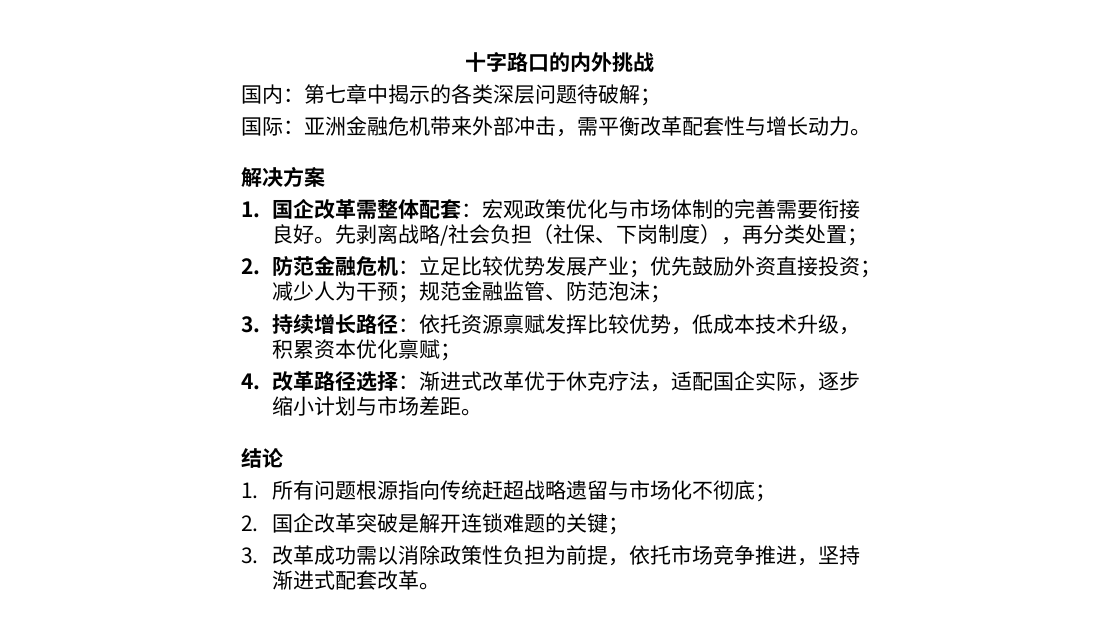
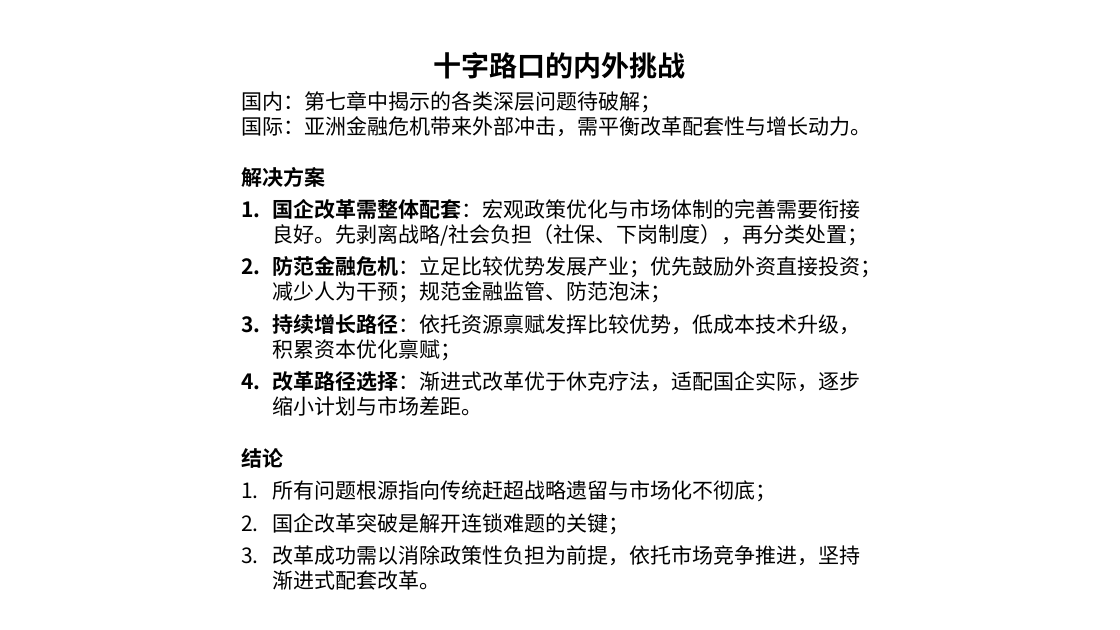
Before and after one commit to What410802/Maogai_final, a slide deck: slide 1 of Maogai_final.d/PowerPoint/改革配套与持续发展的路径.pptx. Drawn at 1120x630 pixels with LibreOffice and Linux fonts; fonts in the diff are those of the drawing; background and template pictures are left out. Boxes give left, top, right and bottom in pixels: in the first picture for what was removed or moved away, otherwise in the second. Text is boxed around its words. In the diff, an @@ line names an element or a change of style, - is before the commit and + after.

```diff
--- a/Maogai_final.d/PowerPoint/改革配套与持续发展的路径.pptx
+++ b/Maogai_final.d/PowerPoint/改革配套与持续发展的路径.pptx
@@ text at [434,52,686,79]: size 18 to 24 pt in "十字路口的内外挑战" @@
@@ text at [241,91,871,136]: text changed @@
-国内：第七章中揭示的各类深层问题待破解；
-国际：亚洲金融危机带来外部冲击，需平衡改革配套性与增长动力。
+国内：第七章中揭示的各类深层问题待破解；
+国际：亚洲金融危机带来外部冲击，需平衡改革配套性与增长动力。
```
Also in this commit, not shown: 11 other files.
